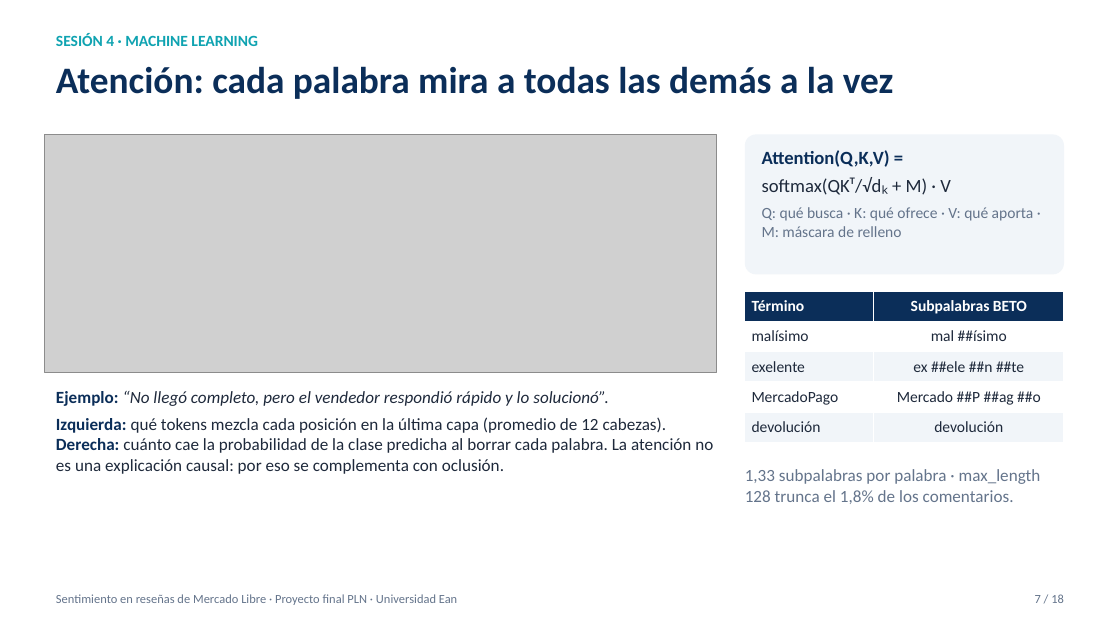
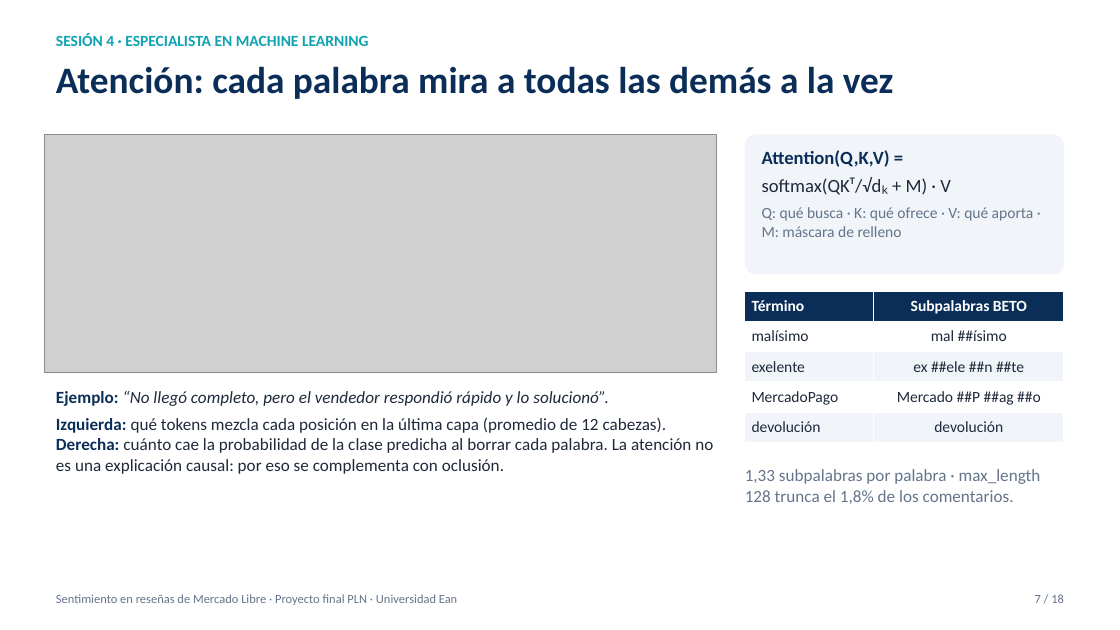
Before and after one commit to pedrogarciar13/proyecto_final_pln, a slide deck: slide 7 of docs/Presentacion_Proyecto_PLN.pptx. Drawn at 1120x630 pixels with LibreOffice and Linux fonts; fonts in the diff are those of the drawing; grey boxes stand for pictures. Boxes give left, top, right and bottom in pixels: in the first picture for what was removed or moved away, otherwise in the second. Text is boxed around its words. In the diff, an @@ line names an element or a change of style, - is before the commit and + after.

```diff
--- a/docs/Presentacion_Proyecto_PLN.pptx
+++ b/docs/Presentacion_Proyecto_PLN.pptx
@@ text at (56,33,369,46): text changed @@
-SESIÓN 4 · MACHINE LEARNING
+SESIÓN 4 · ESPECIALISTA EN MACHINE LEARNING
```
Also in this commit, not shown: 17 other slides changed, 4 other files.
